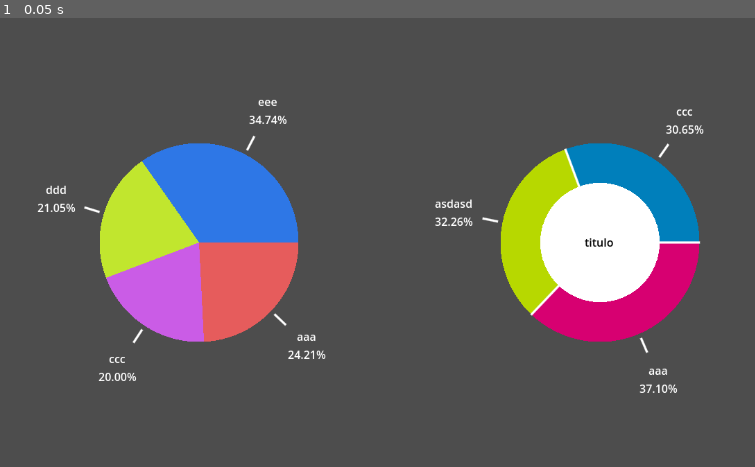
Above: before the commit, frame 1.
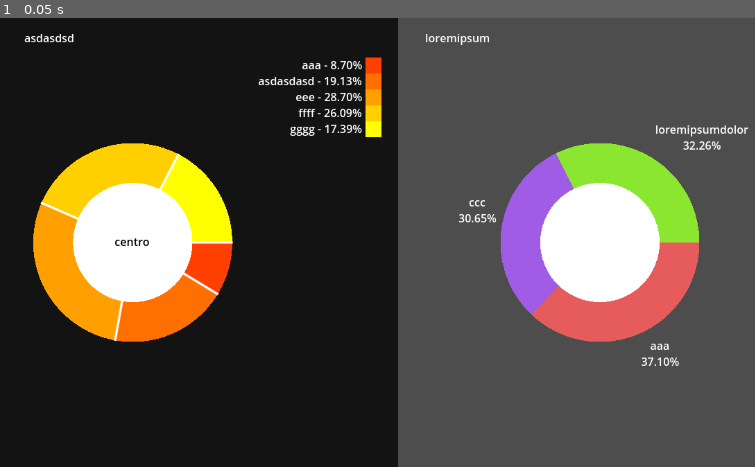
Above: after the commit, the same moment.

Repository: GabrielRMCorrea/Godot-PieChart
Game: Godot game, scene res://main.tscn
The game is run twice, just before and just after one commit, with the same random seed, the same clock (stepped at 60 frames per second) and the same inputs. This scene is started directly instead of the project's main scene.
Inputs:
- Up to frame 1 (0.05 s): no input

The runs differ from the first frame. In frame 1, 59% of the frame differs, in the area x 0-100%, y 0-100%.

Commit message:
adding more options

Diff:
--- a/main.tscn
+++ b/main.tscn
@@ -1,6 +1,9 @@
-[gd_scene load_steps=2 format=3 uid="uid://dr55i4x5hjomc"]
+[gd_scene load_steps=3 format=3 uid="uid://dr55i4x5hjomc"]
 
 [ext_resource type="PackedScene" uid="uid://cbux5geqj1s7n" path="res://pie_chart.tscn" id="1_ig7tw"]
+
+[sub_resource type="Gradient" id="Gradient_ig7tw"]
+colors = PackedColorArray(1, 0.25098, 0, 1, 1, 1, 0, 1)
 
 [node name="main" type="GridContainer"]
 anchors_preset = 15
@@ -10,20 +13,38 @@
 grow_vertical = 2
 columns = 2
 
-[node name="PieChart" parent="." instance=ExtResource("1_ig7tw")]
+[node name="Control" type="Control" parent="."]
 layout_mode = 2
 size_flags_horizontal = 3
 size_flags_vertical = 3
+
+[node name="ColorRect" type="ColorRect" parent="Control"]
+modulate = Color(0.0768358, 0.0768358, 0.0768358, 1)
+layout_mode = 1
+anchors_preset = 15
+anchor_right = 1.0
+anchor_bottom = 1.0
+grow_horizontal = 2
+grow_vertical = 2
+
+[node name="PieChart" parent="Control" instance=ExtResource("1_ig7tw")]
+layout_mode = 1
+size_flags_horizontal = 3
+size_flags_vertical = 3
 Values = Dictionary[String, float]({
-"aaa": 23.0,
-"ccc": 19.0,
-"ddd": 20.0,
-"eee": 33.0
+"aaa": 10.0,
+"asdasdasd": 22.0,
+"eee": 33.0,
+"ffff": 30.0,
+"gggg": 20.0
 })
 Title = "asdasdsd"
-CenterCircle = false
-ColorScale = 0
+LegendStyle = 2
+CenterText = "centro"
+SeparationLines = true
+ColorScale = 2
 CustomScale = Array[Color]([Color(0, 0, 1, 1), Color(0, 1, 0, 1), Color(1, 0, 0, 1)])
+ScaleGradient = SubResource("Gradient_ig7tw")
 
 [node name="PieChart2" parent="." instance=ExtResource("1_ig7tw")]
 layout_mode = 2
@@ -31,8 +52,8 @@
 size_flags_vertical = 3
 Values = Dictionary[String, float]({
 "aaa": 23.0,
-"asdasd": 20.0,
-"ccc": 19.0
+"ccc": 19.0,
+"loremipsumdolor": 20.0
 })
-Title = "titulo"
-SeparationLines = true
+Title = "loremipsum"
+LegendStyle = 1
--- a/pie_chart.gd
+++ b/pie_chart.gd
@@ -1,17 +1,31 @@
+class_name Pie_Chart
 extends Control
 
 enum ColorScaleOptions {
 	HSV,
 	HSL,
+	Gradient_,
 	Custom,
+}
+enum LegendStyleOptions {
+	DirectLine,
+	DirectLabel,
+	SeparatedLabel
 }
 @export var Values : Dictionary[String,float]
 @export var Title : String
+@export var LegendStyle : LegendStyleOptions = LegendStyleOptions.DirectLine
 @export var CenterCircle : bool = true
+@export var CenterText : String
+@export var CenterProportion : float = 60
 @export var SeparationLines : bool = false
-@export var ColorScale : ColorScaleOptions = ColorScaleOptions.HSL
+@export var ColorScale : ColorScaleOptions = ColorScaleOptions.HSV
+@export var CustomScale : Array[Color]
+@export var ScaleGradient : Gradient
 @export var TextColor : Color = Color.WHITE
-@export var CustomScale : Array[Color]
+@export var CenterColor : Color = Color.WHITE
+@export var CenterTextColor : Color = Color.BLACK
+@export var LineColor : Color = Color.WHITE
 
 func draw_circle_arc_poly(center, radius, angle_from, angle_to, color):
 	var nb_points := 32
@@ -23,15 +37,12 @@
 	draw_colored_polygon(points_arc, color)
 
 func _draw():
-	for i in $Labels.get_children():
-		i.free()
-	var center = Vector2(size.x/2, size.y/2)
 	var radius = min(size.x, size.y)/4
+	var center = Vector2(size.x/(3 if LegendStyle == LegendStyleOptions.SeparatedLabel else 2), size.y/2)
 	var previousAngle : float = 0
 	var counter : int = 0
 	var valuesSize : int =Values.values().filter(func(number): return number > 0).size()
 	var total : float = Values.values().reduce(func sum(accum, number): return accum + number) if Values.values() else 0
-	var titleLabel := $TitleLabel
 	var separationLinesParameters : Array
 	for i in Values:
 		if Values[i] > 0.0:
@@ -42,6 +53,8 @@
 					color =  Color.from_hsv(1.0/(valuesSize+1) * counter/2 if counter%2 == 0 else 1.0/(valuesSize+1) * (valuesSize  - counter/2) ,0.6 if counter%4<2 else 0.8 ,0.9)
 				ColorScaleOptions.HSL:
 					color = Color.from_ok_hsl(1.0/(valuesSize) * counter ,1,0.8  if counter%2 else 0.5)
+				ColorScaleOptions.Gradient_:
+					color = ScaleGradient.sample(float(counter)/(valuesSize-1))
 				ColorScaleOptions.Custom:
 					color = CustomScale[counter%CustomScale.size()]
 			counter += 1
@@ -49,24 +62,44 @@
 			var percentage: float = Values[i]/(total/100)
 			var currentAngle:float = 360 * (percentage/100)
 			var angle := deg_to_rad(currentAngle + previousAngle)
-			var anglePoint : Vector2 =  Vector2( cos(angle - deg_to_rad(currentAngle/2)), sin(angle - deg_to_rad(currentAngle/2) ) ) * radius
-			var label = Label.new()
-			label.text = i + "\n" + str(snappedf(percentage,0.01)).pad_decimals(2) + "%"
-			label.vertical_alignment = 1
-			label.horizontal_alignment = 1
-			label.add_theme_color_override("font_color",TextColor)
-			$Labels.add_child(label)
-			label.position =  center - label.size/2 + anglePoint  * 1.5
-			draw_line(anglePoint * 1.05 +center, anglePoint * 1.2 + center,TextColor, 2, true)
+			var mid_angle = angle - deg_to_rad(currentAngle / 2)
+			var anglePoint : Vector2 =  Vector2( cos(mid_angle), sin(mid_angle) ) * radius
+			var text = i + (" - " if LegendStyle == LegendStyleOptions.SeparatedLabel else "\n") + str(snappedf(percentage,0.01)).pad_decimals(2) + "%"
+			var label_size = ThemeDB.fallback_font.get_multiline_string_size(text,HORIZONTAL_ALIGNMENT_CENTER)
+			var label_center =Vector2(label_size.x/2, label_size.y/8)
+
+			var labelPosition : Vector2
+			match LegendStyle:
+
+				LegendStyleOptions.DirectLine:
+					labelPosition = center - label_center + anglePoint * 1.5
+					draw_line(anglePoint * 1.05 +center, anglePoint * 1.2 + center,LineColor, 2, true)
+
+				LegendStyleOptions.DirectLabel:
+					var dir_sign = Vector2( sign(cos(mid_angle)), sign(sin(mid_angle)) )
+					var offset = Vector2(dir_sign.x * label_size.x / 2,	dir_sign.y * label_size.y / 2 )
+					labelPosition =   center- label_center + anglePoint *1.05  +offset
+
+				LegendStyleOptions.SeparatedLabel:
+					print(radius/5)
+					labelPosition.x = size.x - label_size.x -(radius/5) - label_size.y
+					labelPosition.y = label_size.y + label_size.y*counter +(radius/5)
+					draw_rect(Rect2(Vector2(size.x -(radius/6) - label_size.y, label_size.y*counter +(radius/5) +5),Vector2.ONE * label_size.y), color )
+
+
+			draw_multiline_string(ThemeDB.fallback_font, labelPosition, text ,HORIZONTAL_ALIGNMENT_RIGHT if LegendStyle == LegendStyleOptions.SeparatedLabel else HORIZONTAL_ALIGNMENT_CENTER, label_size.x,16,-1,TextColor)
 			draw_circle_arc_poly( center, radius,previousAngle ,previousAngle + currentAngle , color)
 			separationLinesParameters.append([center, center +Vector2(cos(angle), sin(angle)) * radius, Color.WHITE, 2, true])
 			previousAngle += currentAngle
+
+	draw_multiline_string(ThemeDB.fallback_font, Vector2(35,35), Title)
+
 	if SeparationLines:
 		for i in separationLinesParameters:
 			draw_line.callv(i)
-	titleLabel.visible = CenterCircle
+
 	if CenterCircle:
-		draw_circle(center, radius*0.60, Color.WHITE)
-		titleLabel.text = Title
-		titleLabel.size = Vector2(radius,radius)
-		titleLabel.position = center - titleLabel.size/2
+		draw_circle(center, radius*CenterProportion/100.0, CenterColor)
+		var label_size = ThemeDB.fallback_font.get_multiline_string_size(Title)
+		var font = ThemeDB.fallback_font
+		draw_multiline_string(font, center - Vector2(label_size.x/2, -label_size.y/4), CenterText ,HORIZONTAL_ALIGNMENT_CENTER, label_size.x,16,-1, CenterTextColor)
--- a/pie_chart.tscn
+++ b/pie_chart.tscn
@@ -1,9 +1,6 @@
-[gd_scene load_steps=3 format=3 uid="uid://cbux5geqj1s7n"]
+[gd_scene load_steps=2 format=3 uid="uid://cbux5geqj1s7n"]
 
 [ext_resource type="Script" uid="uid://biulhvvte3dvh" path="res://pie_chart.gd" id="1_sjhb4"]
-
-[sub_resource type="LabelSettings" id="LabelSettings_oeq2n"]
-font_color = Color(0, 0, 0, 1)
 
 [node name="PieChart" type="Control"]
 layout_mode = 3
@@ -13,19 +10,3 @@
 grow_horizontal = 2
 grow_vertical = 2
 script = ExtResource("1_sjhb4")
-
-[node name="TitleLabel" type="Label" parent="."]
-layout_mode = 1
-anchors_preset = -1
-anchor_right = 0.114
-anchor_bottom = 0.059
-offset_right = -0.328003
-offset_bottom = 19.768
-label_settings = SubResource("LabelSettings_oeq2n")
-horizontal_alignment = 1
-vertical_alignment = 1
-autowrap_mode = 3
-clip_text = true
-
-[node name="Labels" type="Control" parent="."]
-anchors_preset = 0
